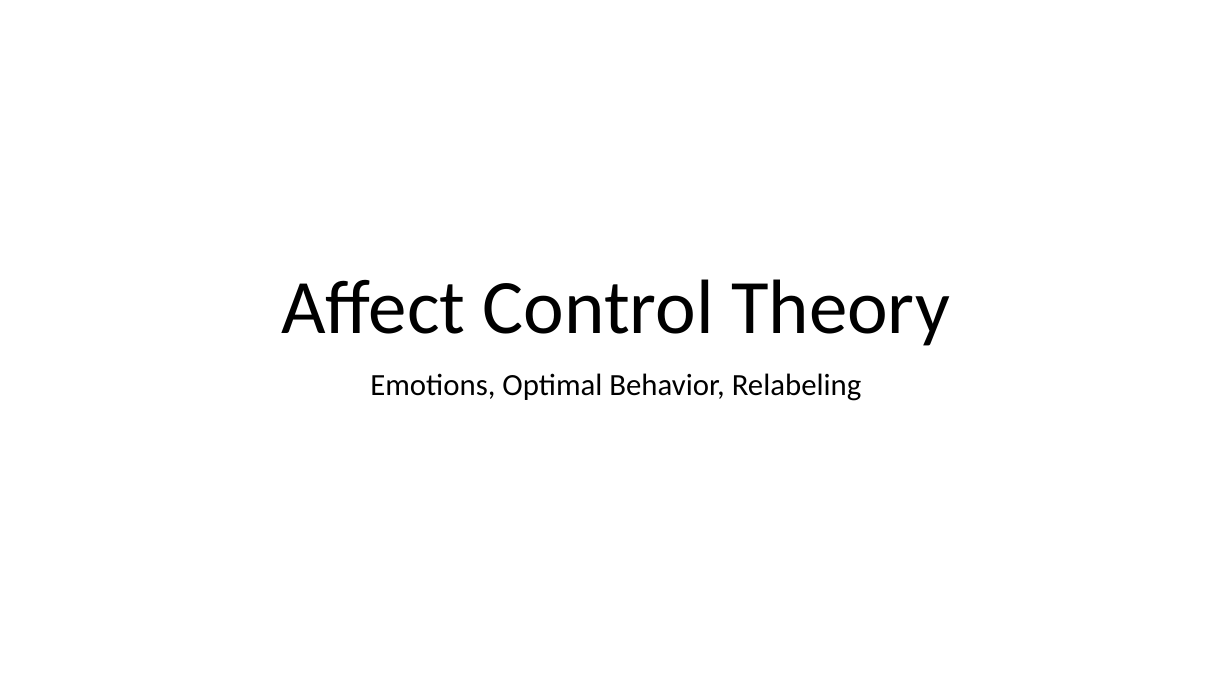
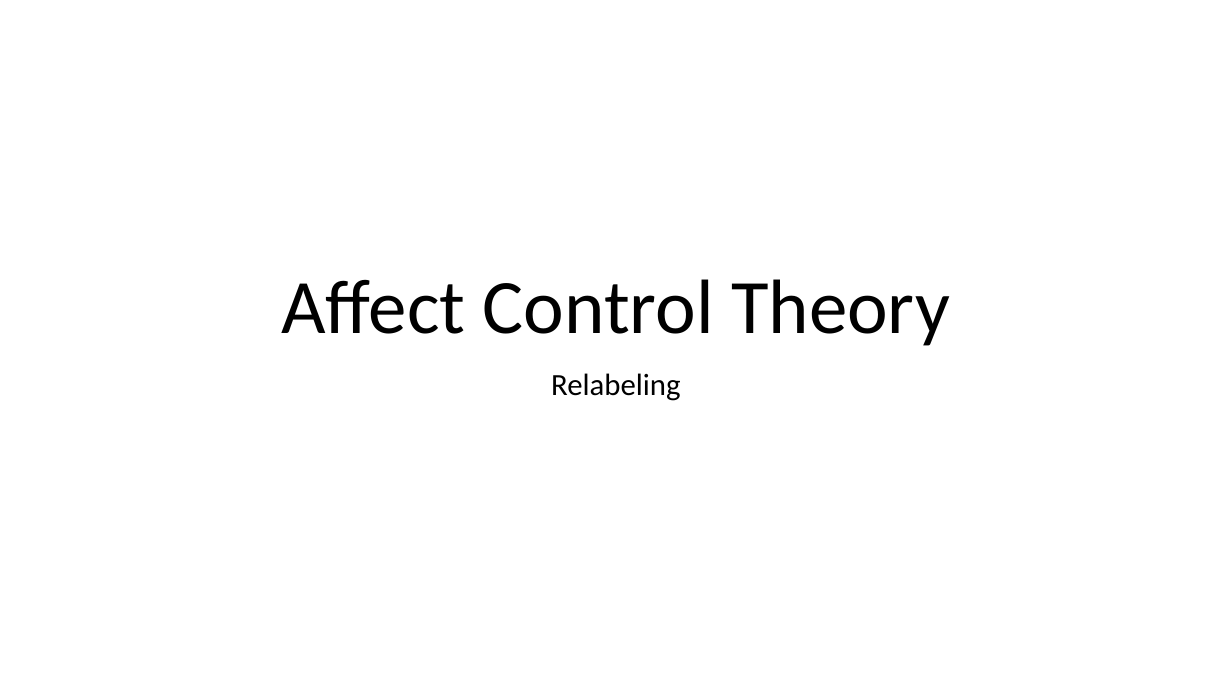
Before and after one commit to ekmaloney/soc490s, a slide deck: slide 1 of slides/feb17.pptx. Drawn at 1232x693 pixels with LibreOffice and Linux fonts; fonts in the diff are those of the drawing. Boxes give left, top, right and bottom in pixels: in the first picture for what was removed or moved away, otherwise in the second. Text is boxed around its words. In the diff, an @@ line names an element or a change of style, - is before the commit and + after.

```diff
--- a/slides/feb17.pptx
+++ b/slides/feb17.pptx
@@ subtitle at (x1=551, y1=373, x2=680, y2=401): text changed @@
-Emotions, Optimal Behavior, Relabeling
+Relabeling
```
Also in this commit, not shown: 2 other slides changed, 23 slides added, 17 other files.
